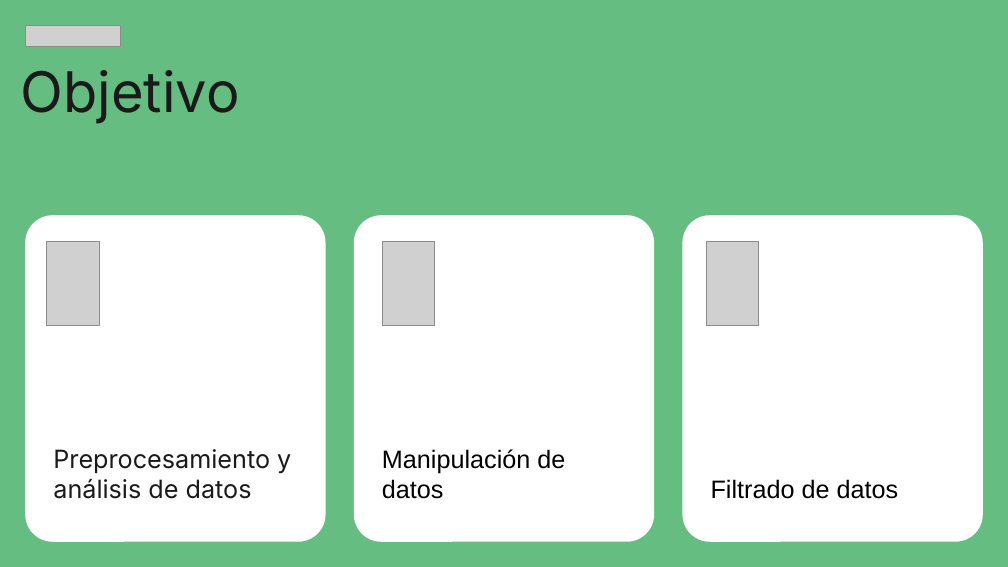
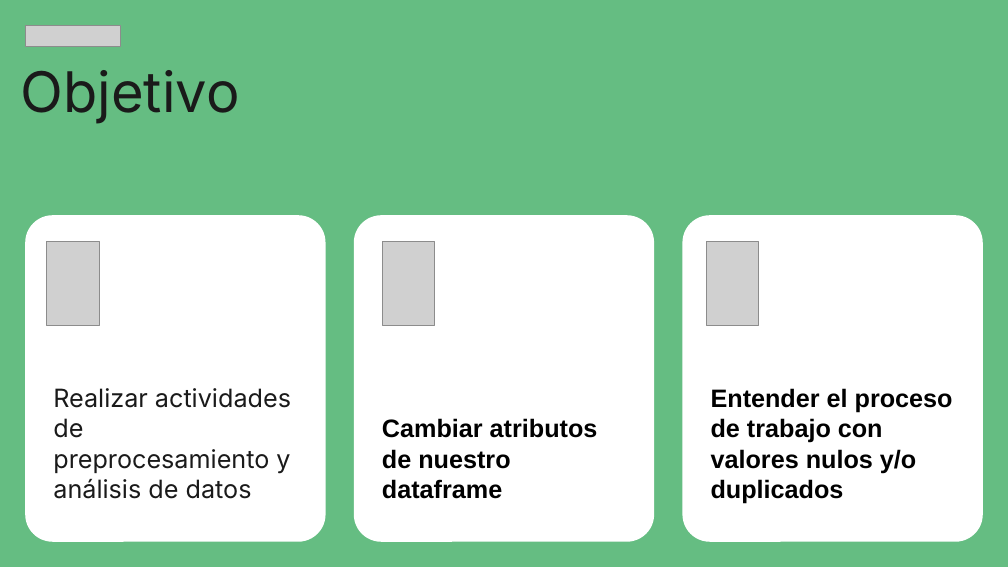
Before and after one commit to ljpiere/data_python_classes, a slide deck: slide 4 of DA/Webinar 07 - Sprint 3 - Modulos 3-4/Webinar_6.pptx. Drawn at 1008x567 pixels with LibreOffice and Linux fonts; fonts in the diff are those of the drawing; grey boxes stand for pictures. Boxes give left, top, right and bottom in pixels: in the first picture for what was removed or moved away, otherwise in the second. Text is boxed around its words. In the diff, an @@ line names an element or a change of style, - is before the commit and + after.

```diff
--- a/DA/Webinar 07 - Sprint 3 - Modulos 3-4/Webinar_6.pptx
+++ b/DA/Webinar 07 - Sprint 3 - Modulos 3-4/Webinar_6.pptx
@@ text in rounded rectangle at bbox=[53, 388, 291, 499]: text changed @@
-Preprocesamiento y análisis de datos
+Realizar actividades de preprocesamiento y análisis de datos
@@ text in rounded rectangle at bbox=[711, 388, 953, 504]: text changed; bold on @@
-Filtrado de datos
+Entender el proceso de trabajo con valores nulos y/o duplicados
@@ text in rounded rectangle at bbox=[382, 418, 598, 499]: text changed; bold on @@
-Manipulación de datos
+Cambiar atributos de nuestro dataframe
```
Also in this commit, not shown: 2 other slides changed, 15 other files.
